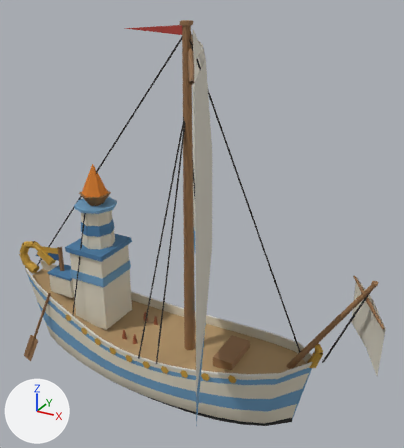
A saved change to the glTF model public/harbour/kit/titan_usds.glb.
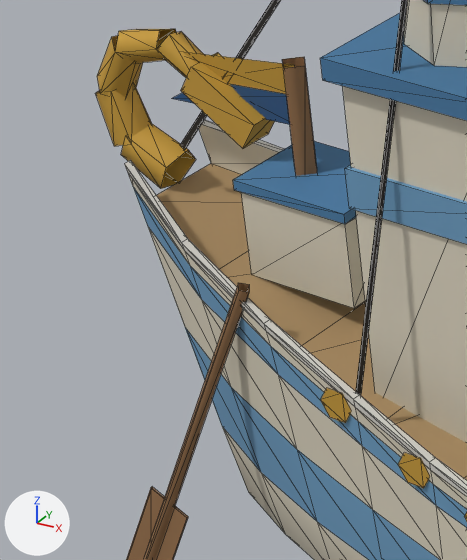
Each version is shown whole from a 50 mm camera at (18.1, -26.7, 24.9) aimed at (2.8, 1.2, 10.9), then close up on the part from 0% to 24% of the width and 53% to 78% of the height. The axes (+X, +Y, +Z) are drawn at lower left. The lights are the same throughout. The last two pictures show the newer version. The close-ups show mesh edges as thin lines. Where no turn or scale is listed for an object, it has been applied to the vertices. Vertices at exactly the same position are counted once.

Objects in the first close-up: 'deck', 'flag', 'hull', 'mast', 'rigging'.
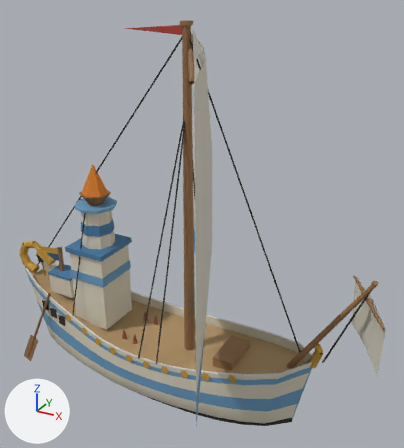
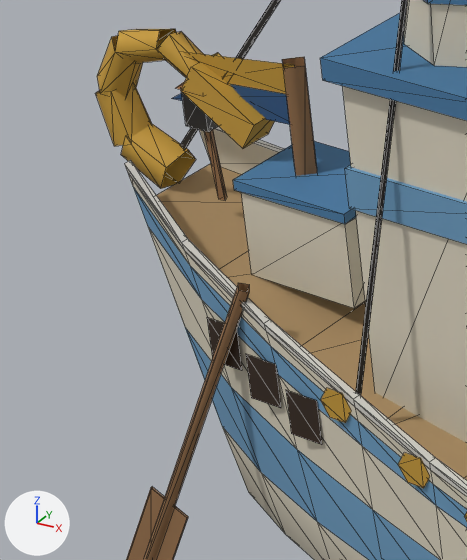
What differs and where, as boxes (x1, y1, x2, y2) in the close-ups (467 x 560 px):
'stern_windows', added
    after: (207, 317, 322, 445)
'stern_lantern_glass', added
    after: (181, 91, 218, 132)
part 1 of me_deck, added
    after: (176, 82, 227, 200)

Patch to the scene script:
```diff
--- a/public/harbour/kit/titan_usds.glb.py
+++ b/public/harbour/kit/titan_usds.glb.py
@@ mat_hb_fleet_window @@
+mat_hb_fleet_window = bpy.data.materials.new('hb_fleet_window')
+# nodes: BsdfPrincipled, Mix, OutputMaterial, VertexColor
+# colours: white #e7e7e7, mixed with the vertex colours
@@ mat_hb_emissive @@
+mat_hb_emissive = bpy.data.materials.new('hb_emissive')
+# nodes: BsdfPrincipled, Mix, OutputMaterial, VertexColor
+# colours: white #e7e7e7, mixed with the vertex colours
@@ me_deck @@
 # used by ob_deck; location = (-2.43, 0.0, 5.94)
-me_deck.from_pydata(...)  # 194 vertices, 266 faces; spans x -8.7..8.7, y -2.2..2.2, z -8.1..8.1
+me_deck.from_pydata(...)  # 209 vertices, 278 faces; spans x -8.7..8.7, y -2.2..2.2, z -8.1..8.1
+# me_deck part 1
+# 15 vertices are added at x -7.9..-7.3, y -0.3..0.3, z -1.5..0.7
+# 12 new faces join them
 me_deck.materials.append(mat_hb_opaque)
@@ me_stern_windows @@
+me_stern_windows.from_pydata(...)  # 24 vertices, 12 faces; spans x -1.22..1.22, y -2.19..2.19, z -0.58..0.58
+me_stern_windows.materials.append(mat_hb_fleet_window)
@@ me_stern_lantern_glass @@
+me_stern_lantern_glass.from_pydata(...)  # 8 vertices, 8 faces; spans x -0.222..0.222, y -0.222..0.222, z -0.322..0.322
+me_stern_lantern_glass.materials.append(mat_hb_emissive)
@@ ob_stern_windows @@
+ob_stern_windows = bpy.data.objects.new('stern_windows', me_stern_windows)
+ob_stern_windows.location = (-7.49, 0.0, 3.1)
@@ ob_stern_lantern_glass @@
+ob_stern_lantern_glass = bpy.data.objects.new('stern_lantern_glass', me_stern_lantern_glass)
+ob_stern_lantern_glass.location = (-10.03, 0.0, 6.07)
```
